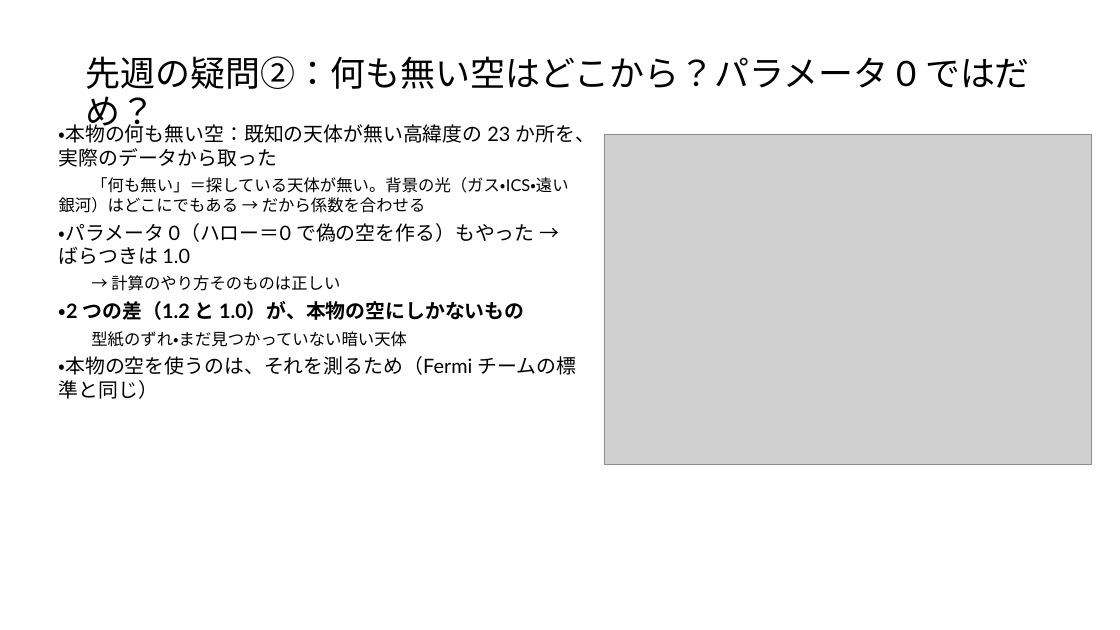
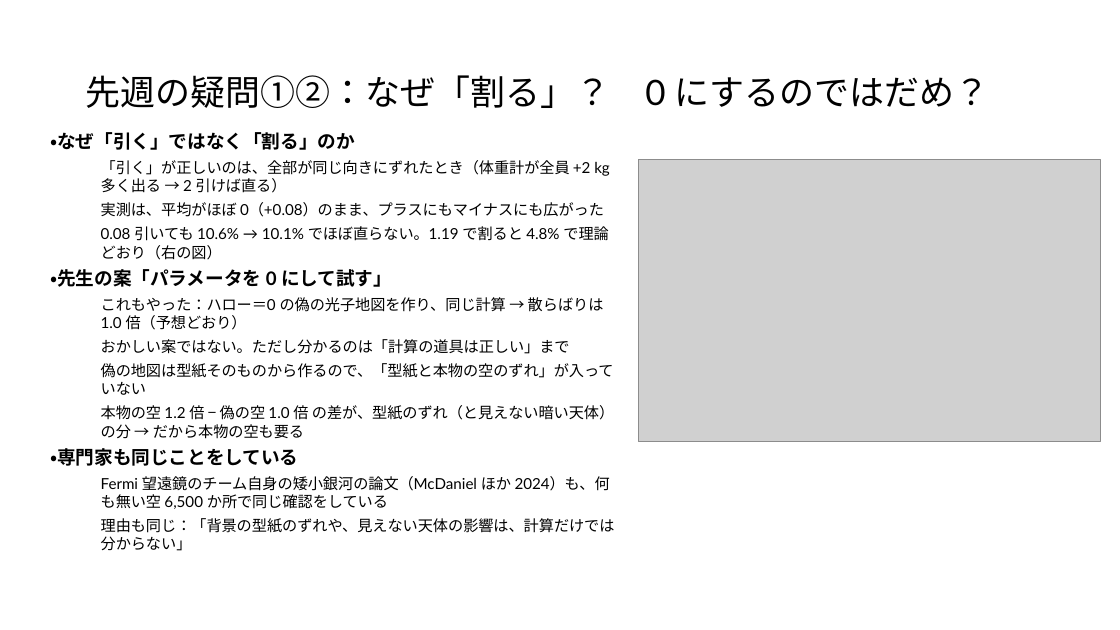
Before and after one commit to Mikann20041029/darkmatter-slides, a slide deck: slide 4 of slides/2026-10-09_研究報告_10枚版.pptx. Drawn at 1120x630 pixels with LibreOffice and Linux fonts; fonts in the diff are those of the drawing; grey boxes stand for pictures. Boxes give left, top, right and bottom in pixels: in the first picture for what was removed or moved away, otherwise in the second. Text is boxed around its words. In the diff, an @@ line names an element or a change of style, - is before the commit and + after.

```diff
--- a/slides/2026-10-09_研究報告_10枚版.pptx
+++ b/slides/2026-10-09_研究報告_10枚版.pptx
@@ title at <box>85,75,989,108</box>: text changed @@
-先週の疑問②：何も無い空はどこから？パラメータ 0 ではだめ？
+先週の疑問①②：なぜ「割る」？ 0 にするのではだめ？
@@ text added at <box>50,132,615,551</box>, 13 pt, text #000000 @@
+・なぜ「引く」ではなく「割る」のか
+「引く」が正しいのは、全部が同じ向きにずれたとき（体重計が全員 +2 kg 多く出る → 2 引けば直る）
+実測は、平均がほぼ 0（+0.08）のまま、プラスにもマイナスにも広がった
+0.08 引いても 10.6% → 10.1% でほぼ直らない。1.19 で割ると 4.8% で理論どおり（右の図）
+・先生の案「パラメータを 0 にして試す」
+これもやった：ハロー＝0 の偽の光子地図を作り、同じ計算 → 散らばりは 1.0 倍（予想どおり）
+おかしい案ではない。ただし分かるのは「計算の道具は正しい」まで
+偽の地図は型紙そのものから作るので、「型紙と本物の空のずれ」が入っていない
+本物の空 1.2 倍 − 偽の空 1.0 倍 の差が、型紙のずれ（と見えない暗い天体）の分 → だから本物の空も要る
+・専門家も同じことをしている
+Fermi 望遠鏡のチーム自身の矮小銀河の論文（McDaniel ほか 2024）も、何も無い空 6,500 か所で同じ確認をしている
+理由も同じ：「背景の型紙のずれや、見えない天体の影響は、計算だけでは分からない」
@@ text removed at <box>59,121,594,399</box> @@
-・本物の何も無い空：既知の天体が無い高緯度の 23 か所を、実際のデータから取った
-「何も無い」＝探している天体が無い。背景の光（ガス・ICS・遠い銀河）はどこにでもある → だから係数を合わせる
-・パラメータ 0（ハロー＝0 で偽の空を作る）もやった → ばらつきは 1.0
-→ 計算のやり方そのものは正しい
-・2 つの差（1.2 と 1.0）が、本物の空にしかないもの
-型紙のずれ・まだ見つかっていない暗い天体
-・本物の空を使うのは、それを測るため（Fermi チームの標準と同じ）
@@ picture: place and size @@
-picture at <box>605,134,1092,465</box>
+picture at <box>639,160,1101,442</box>
```
Also in this commit, not shown: 1 other slide changed.
